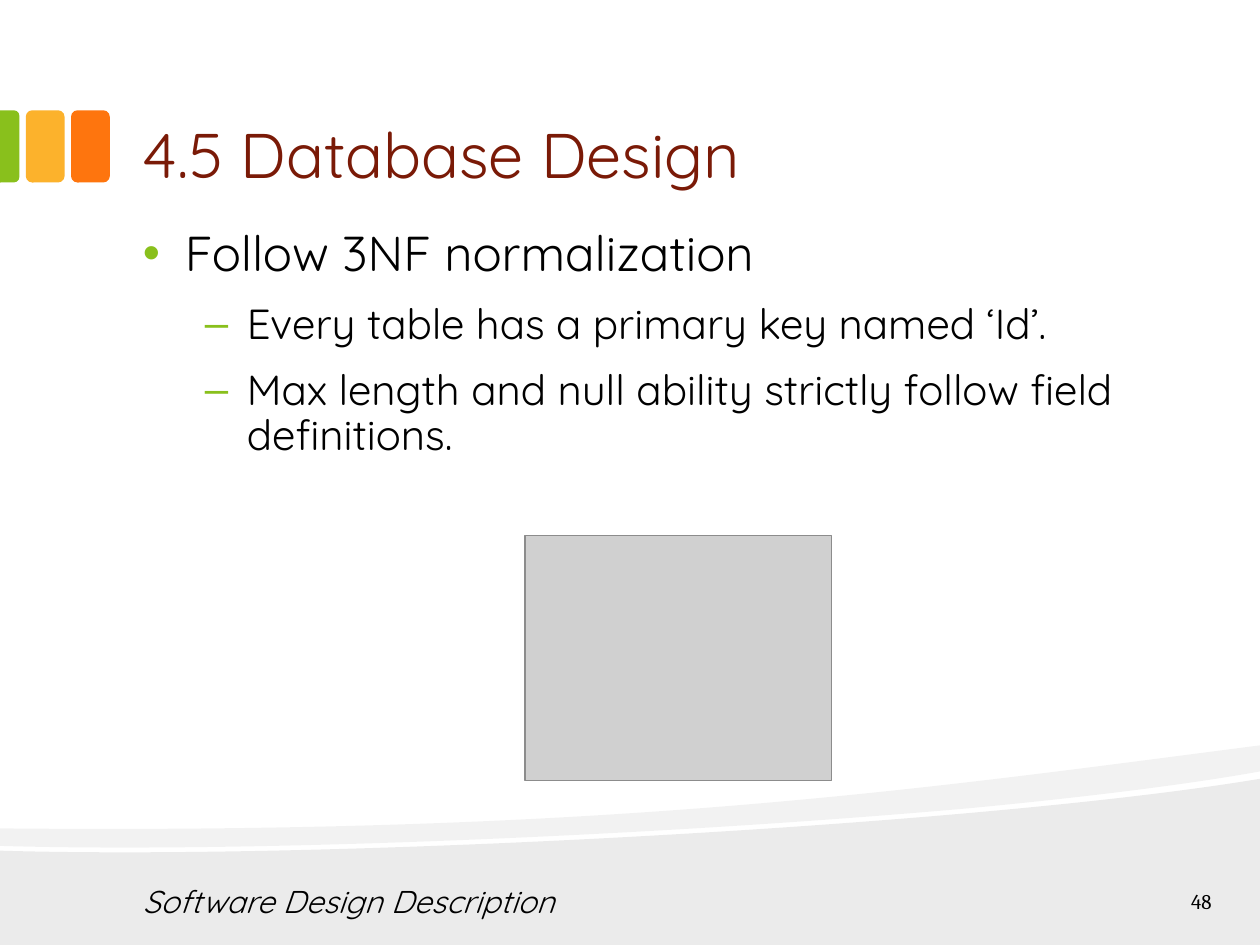
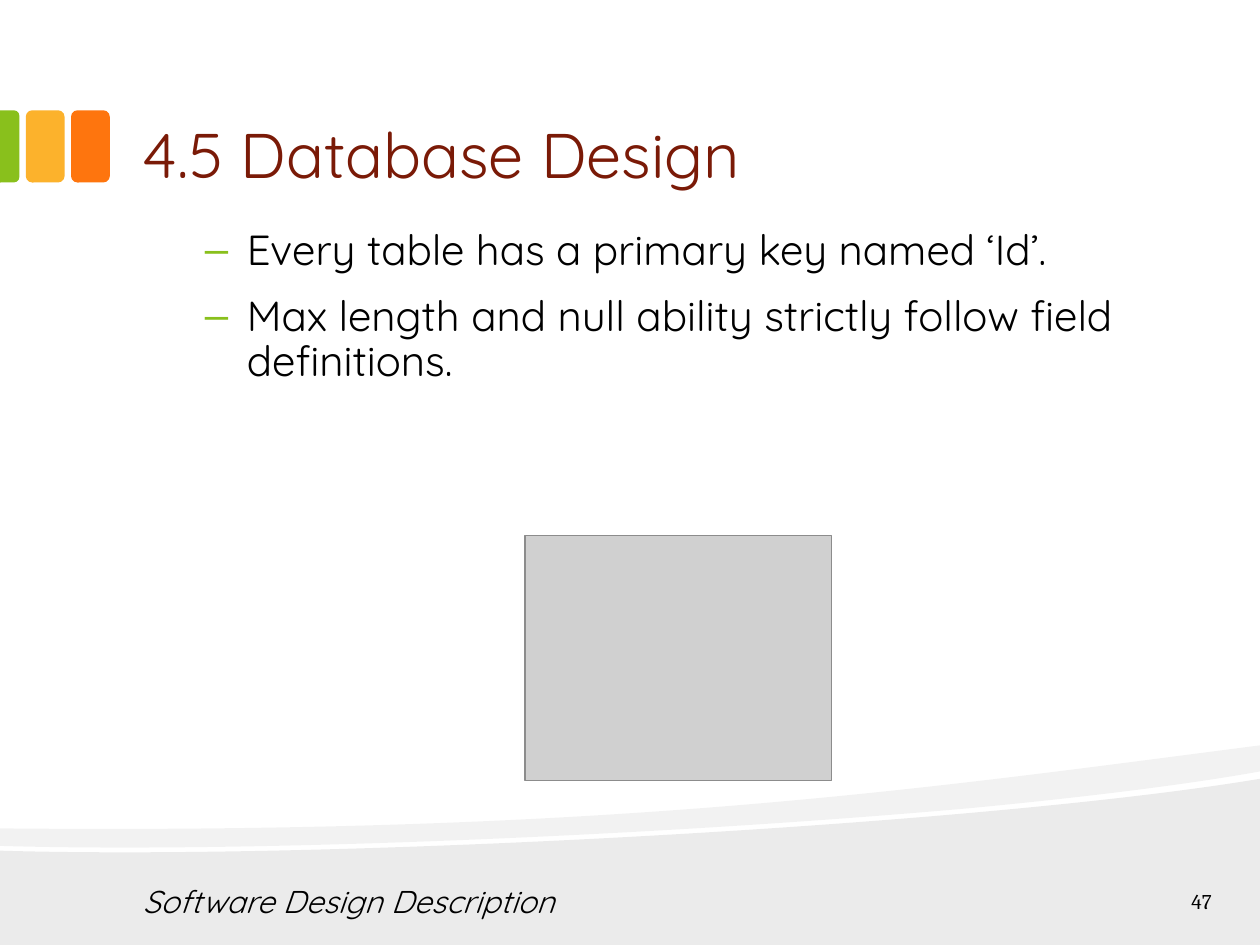
Before and after one commit to hungqcao/Rental-House-Finding, a slide deck: slide 47 of Document/Documentation/Final Document & Report/RHF_Presentation_Final_v1.0.pptx (slide 48 before the commit). Drawn at 1260x945 pixels with LibreOffice and Linux fonts; fonts in the diff are those of the drawing; grey boxes stand for pictures. Boxes give left, top, right and bottom in pixels: in the first picture for what was removed or moved away, otherwise in the second. Text is boxed around its words. In the diff, an @@ line names an element or a change of style, - is before the commit and + after.

```diff
--- a/Document/Documentation/Final Document & Report/RHF_Presentation_Final_v1.0.pptx
+++ b/Document/Documentation/Final Document & Report/RHF_Presentation_Final_v1.0.pptx
@@ text at (185,234,754,272): paragraph removed @@
-• Follow 3NF normalization
@@ page number at (1191,895,1211,909): text changed @@
-48
+47
```
Also in this commit, not shown: 4 other slides changed, 1 slide removed.
